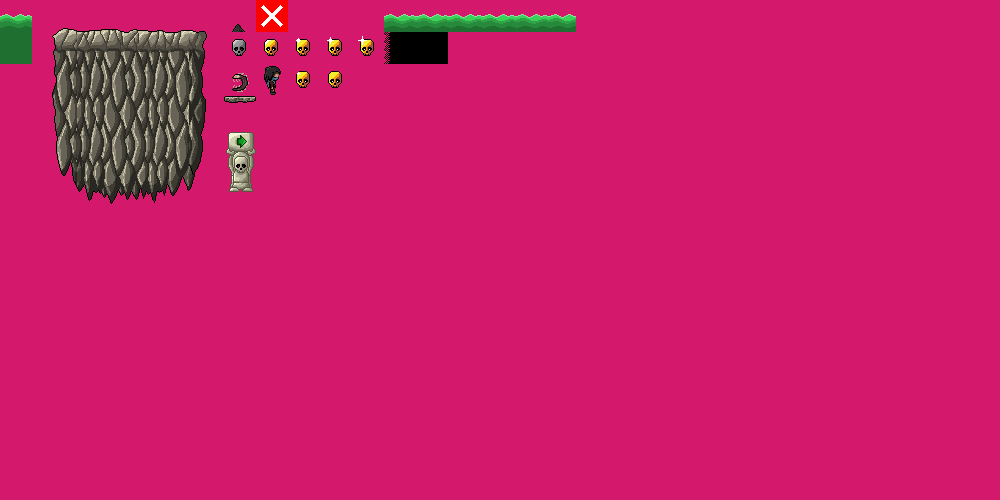
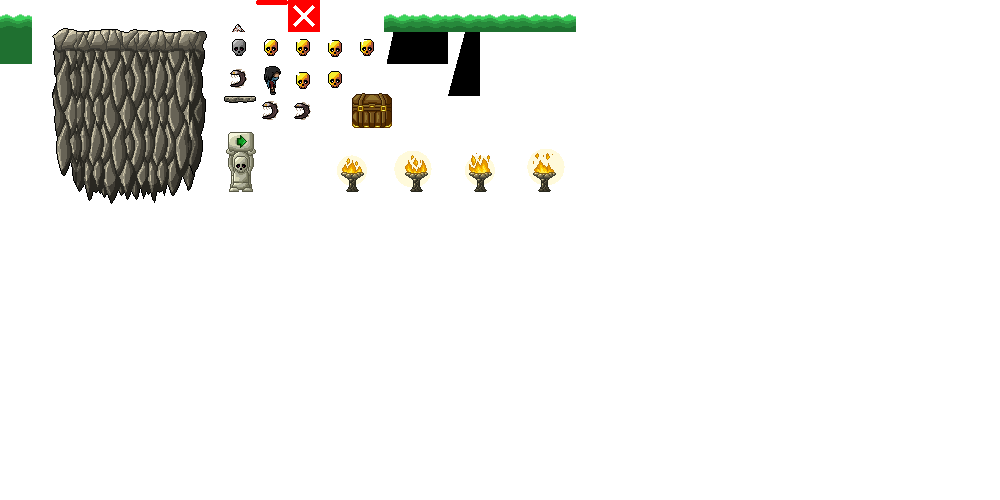
Layers edited between the first and the second 1000 × 500 image:
painted on "tileset.png" over box(230, 0, 565, 192)
removed layer "Calque" over box(0, 0, 1000, 500)
